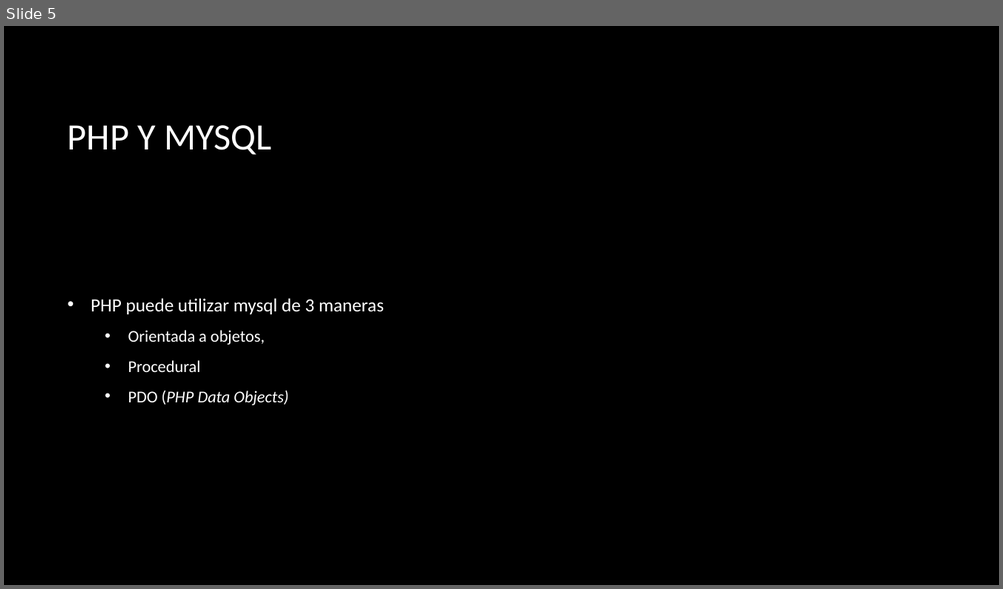
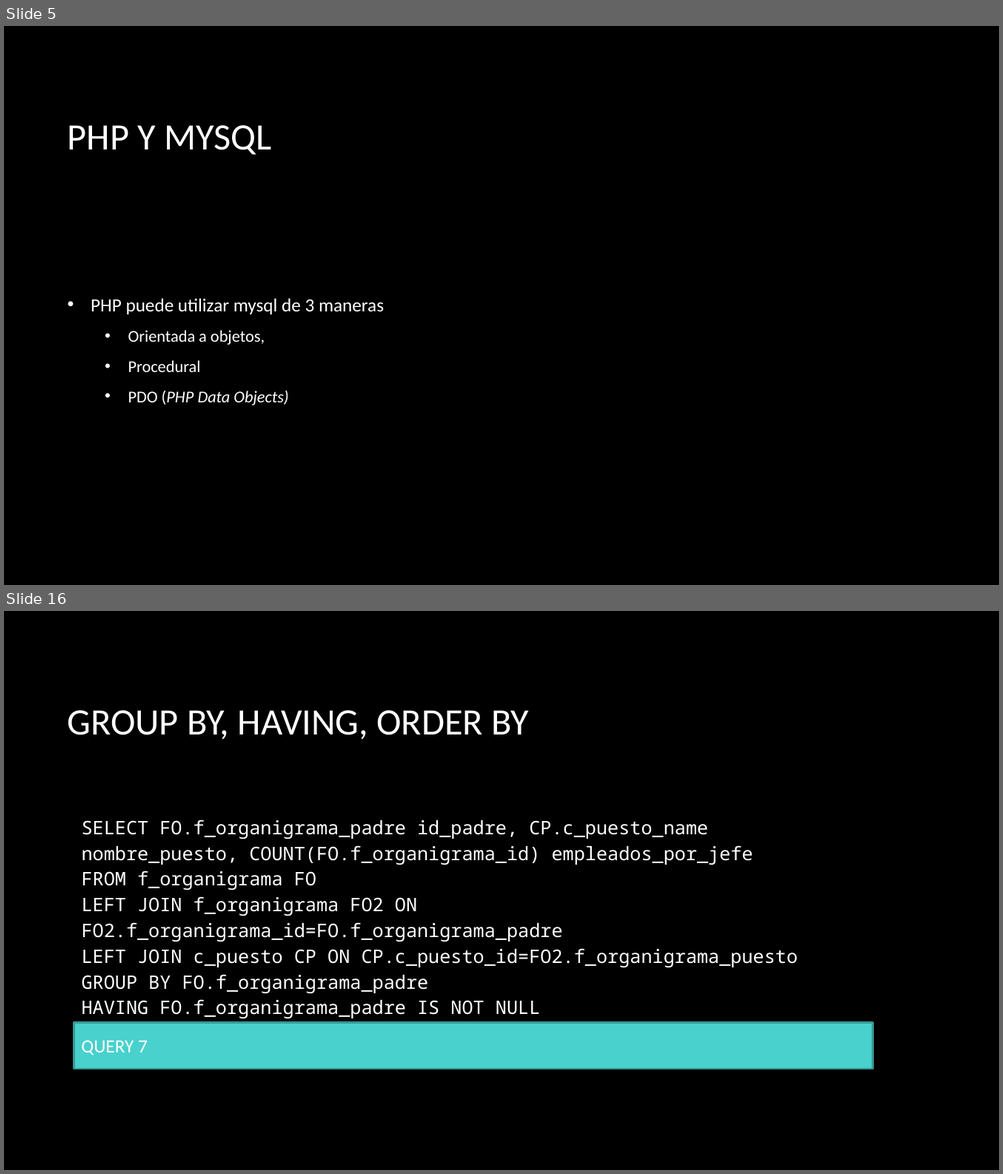
Before and after one commit to erikfer94/fromNoobToMaster, a slide deck: presentaciones/clase_2.pptx. Shown one above the other, each under a label of ours: slide 5 before the commit, slides 5 and 16 after it; the slides between them are not shown. The pictures are 1003x589 and 1003x1174 pixels, drawn with LibreOffice and Linux fonts; fonts in the diff are those of the drawing; background and template pictures are left out. Boxes give left, top, right and bottom in pixels: in the first picture for what was removed or moved away, otherwise in the second. Text is boxed around its words. In the diff, an @@ line names an element or a change of style, - is before the commit and + after.

```diff
--- a/presentaciones/clase_2.pptx
+++ b/presentaciones/clase_2.pptx
@@ slide 16 added at box(4, 611, 999, 1170), background picture (left out) @@
@@ title added at box(68, 710, 529, 740), 36 pt, text #FFFFFF @@
+GROUP BY, HAVING, ORDER BY
@@ rectangle added at box(74, 809, 874, 1024), fill #000000, 18 pt, text #FFFFFF @@
+SELECT FO.f_organigrama_padre id_padre, CP.c_puesto_name nombre_puesto, COUNT(FO.f_organigrama_id) empleados_por_jefe
+FROM f_organigrama FO
+LEFT JOIN f_organigrama FO2 ON FO2.f_organigrama_id=FO.f_organigrama_padre
+LEFT JOIN c_puesto CP ON CP.c_puesto_id=FO2.f_organigrama_puesto
+GROUP BY FO.f_organigrama_padre
+HAVING FO.f_organigrama_padre IS NOT NULL
+ORDER BY 3
@@ rectangle added at box(74, 1023, 874, 1069), fill #49D1CD, outline #369B98 1.5 pt, 18 pt, text #FFFFFF @@
+QUERY 7
```
Also in this commit, not shown: 3 slides changed, 19 other slides added, 8 other files.
